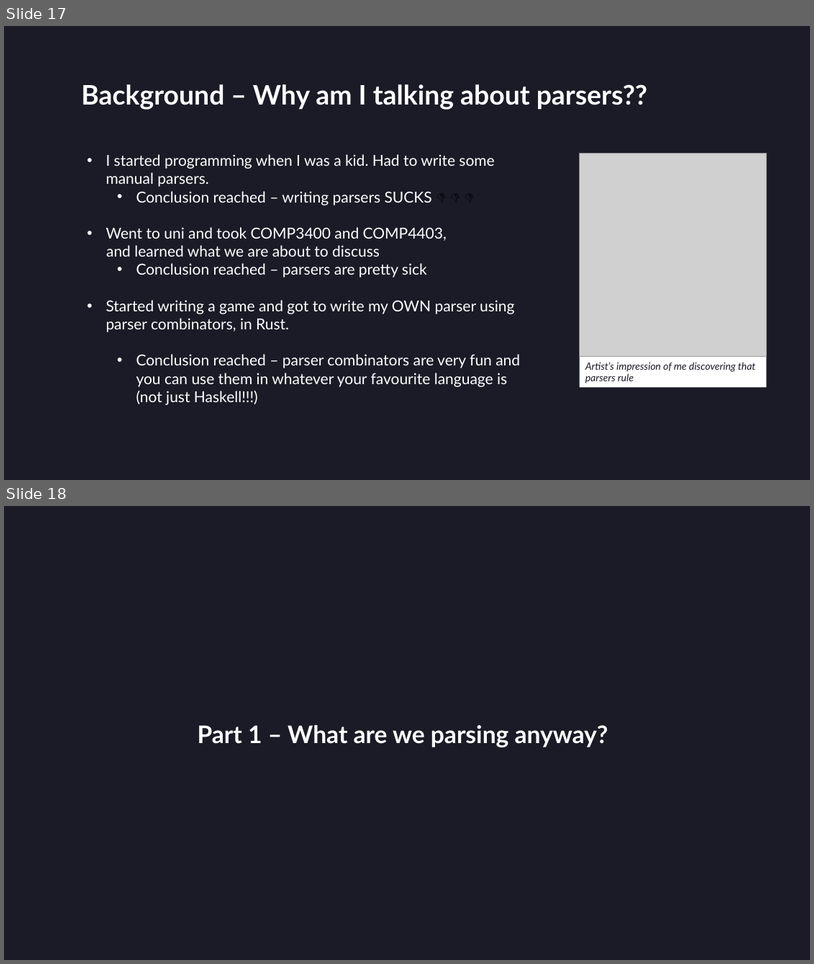
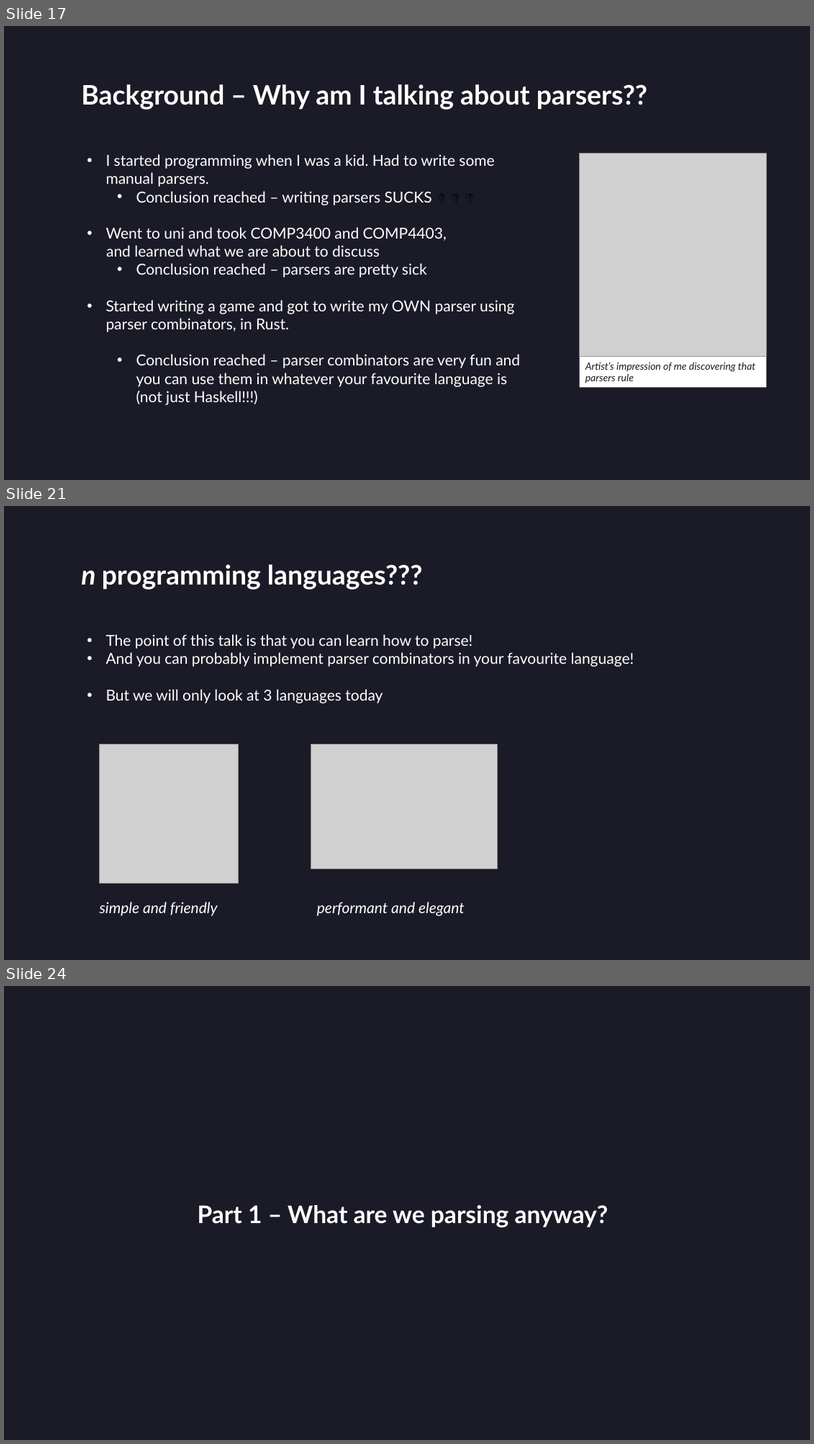
Before and after one commit to villuna/parsers-talk, a slide deck: presentation/presentation.pptx. Shown one above the other, each under a label of ours: slides 17 and 18 before the commit, slides 17, 21 and 24 after it; the slides between them are not shown. The pictures are 814x964 and 814x1444 pixels, drawn with LibreOffice and Linux fonts; fonts in the diff are those of the drawing; grey boxes stand for pictures. Boxes give left, top, right and bottom in pixels: in the first picture for what was removed or moved away, otherwise in the second. Text is boxed around its words. In the diff, an @@ line names an element or a change of style, - is before the commit and + after.

```diff
--- a/presentation/presentation.pptx
+++ b/presentation/presentation.pptx
@@ slide 21 added at (x1=4, y1=506, x2=810, y2=960), background #1A1B26 @@
@@ title added at (x1=81, y1=564, x2=423, y2=590), 32 pt, text #FFFFFF, bold @@
+n programming languages???
@@ text added at (x1=106, y1=634, x2=635, y2=703), 18 pt, text #FFFFFF @@
+• The point of this talk is that you can learn how to parse!
+• And you can probably implement parser combinators in your favourite language!
+• But we will only look at 3 languages today
@@ picture added at (x1=100, y1=744, x2=238, y2=883) @@
@@ picture added at (x1=311, y1=744, x2=498, y2=868) @@
@@ text added at (x1=100, y1=901, x2=218, y2=916), 18 pt, text #FFFFFF, italic @@
+simple and friendly
@@ text added at (x1=317, y1=901, x2=465, y2=916), 18 pt, text #FFFFFF, italic @@
+performant and elegant
@@ what was slide 18 is now slide 24 @@
```
Also in this commit, not shown: 5 slides changed, 84 other slides added, 1 slide removed, 4 other files.
